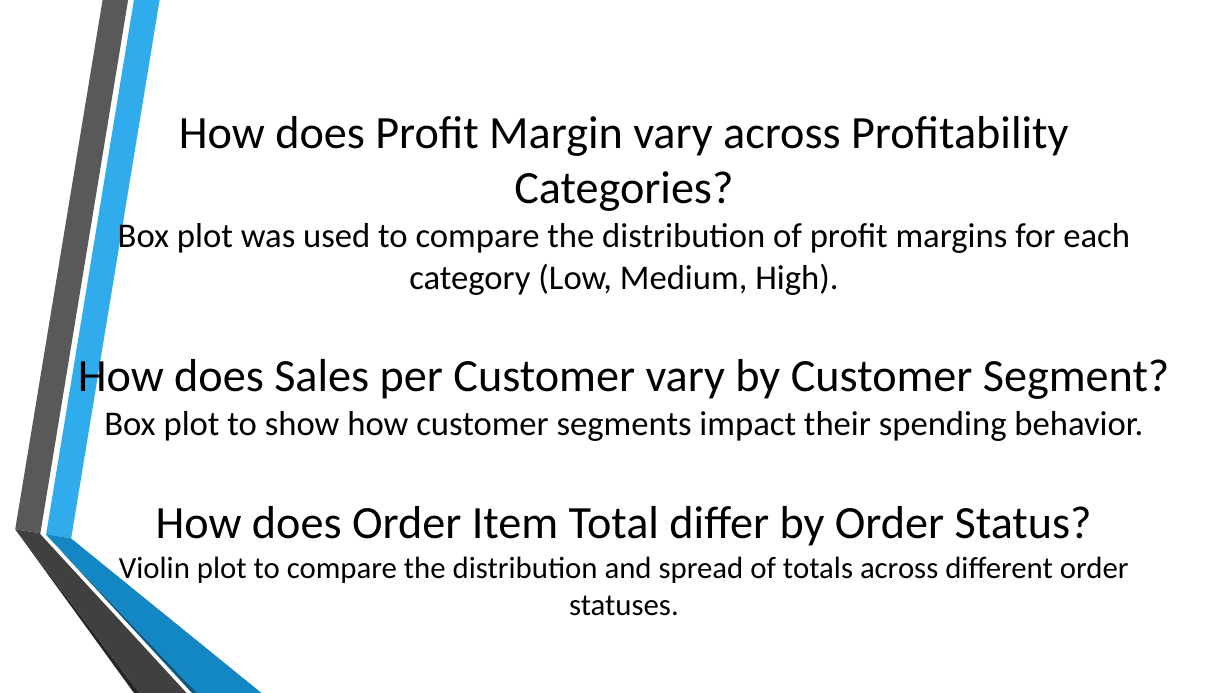
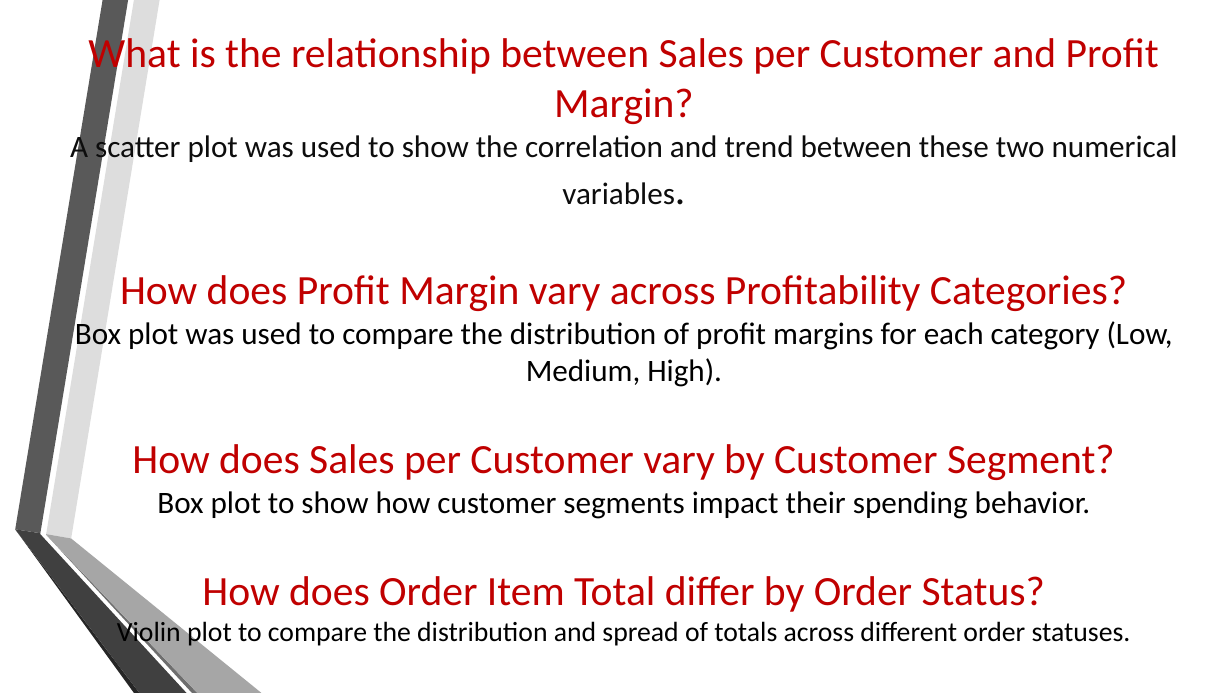
Before and after one commit to mariam530/supply-chain-project, a slide deck: slide 29 of New Microsoft PowerPoint Presentation.pptx (slide 24 before the commit). Drawn at 1232x693 pixels with LibreOffice and Linux fonts; fonts in the diff are those of the drawing; background and template pictures are left out. Boxes give left, top, right and bottom in pixels: in the first picture for what was removed or moved away, otherwise in the second. Text is boxed around its words. In the diff, an @@ line names an element or a change of style, - is before the commit and + after.

```diff
--- a/New Microsoft PowerPoint Presentation.pptx
+++ b/New Microsoft PowerPoint Presentation.pptx
@@ freeform shape at (46, 0, 160, 539): fill #30ACEC to #DDDDDD @@
@@ title at (70, 33, 1178, 648): text changed; size 27 to 24.3 pt @@
-How does Profit Margin vary across Profitability Categories?
-Box plot was used to compare the distribution of profit margins for each category (Low, Medium, High).
-How does Sales per Customer vary by Customer Segment?
-Box plot to show how customer segments impact their spending behavior.
-How does Order Item Total differ by Order Status?
-Violin plot to compare the distribution and spread of totals across different order statuses.
+What is the relationship between Sales per Customer and Profit Margin?
+A scatter plot was used to show the correlation and trend between these two numerical variables.
+How does Profit Margin vary across Profitability Categories?
+Box plot was used to compare the distribution of profit margins for each category (Low, Medium, High).
+How does Sales per Customer vary by Customer Segment?
+Box plot to show how customer segments impact their spending behavior.
+How does Order Item Total differ by Order Status?
+Violin plot to compare the distribution and spread of totals across different order statuses.
@@ freeform shape at (46, 535, 198, 693): fill #0C5A82 to #6E6E6E @@
@@ freeform shape at (46, 534, 262, 693): fill #1287C3 to #A6A6A6 @@
```
Also in this commit, not shown: 33 other slides changed, 5 slides added.
